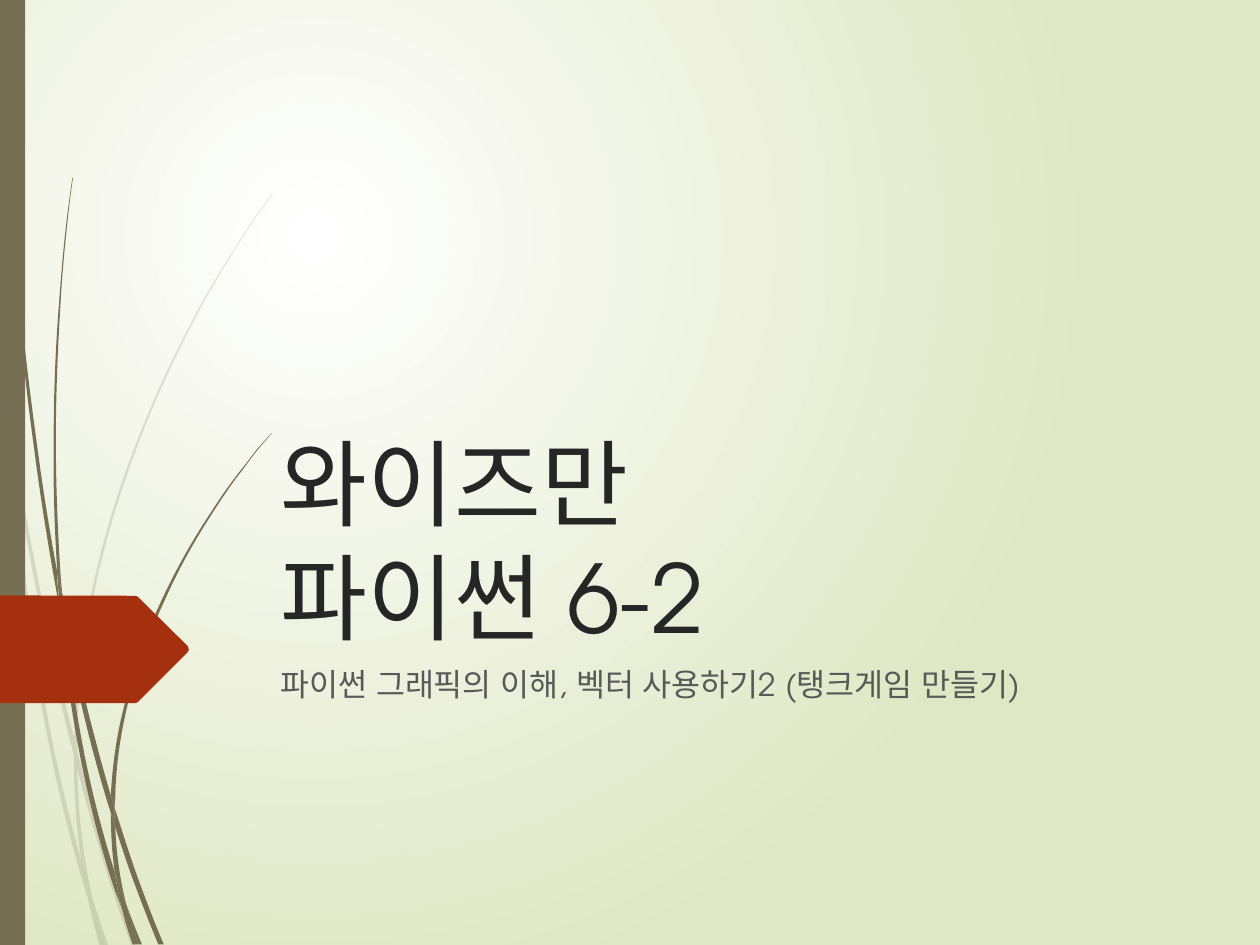
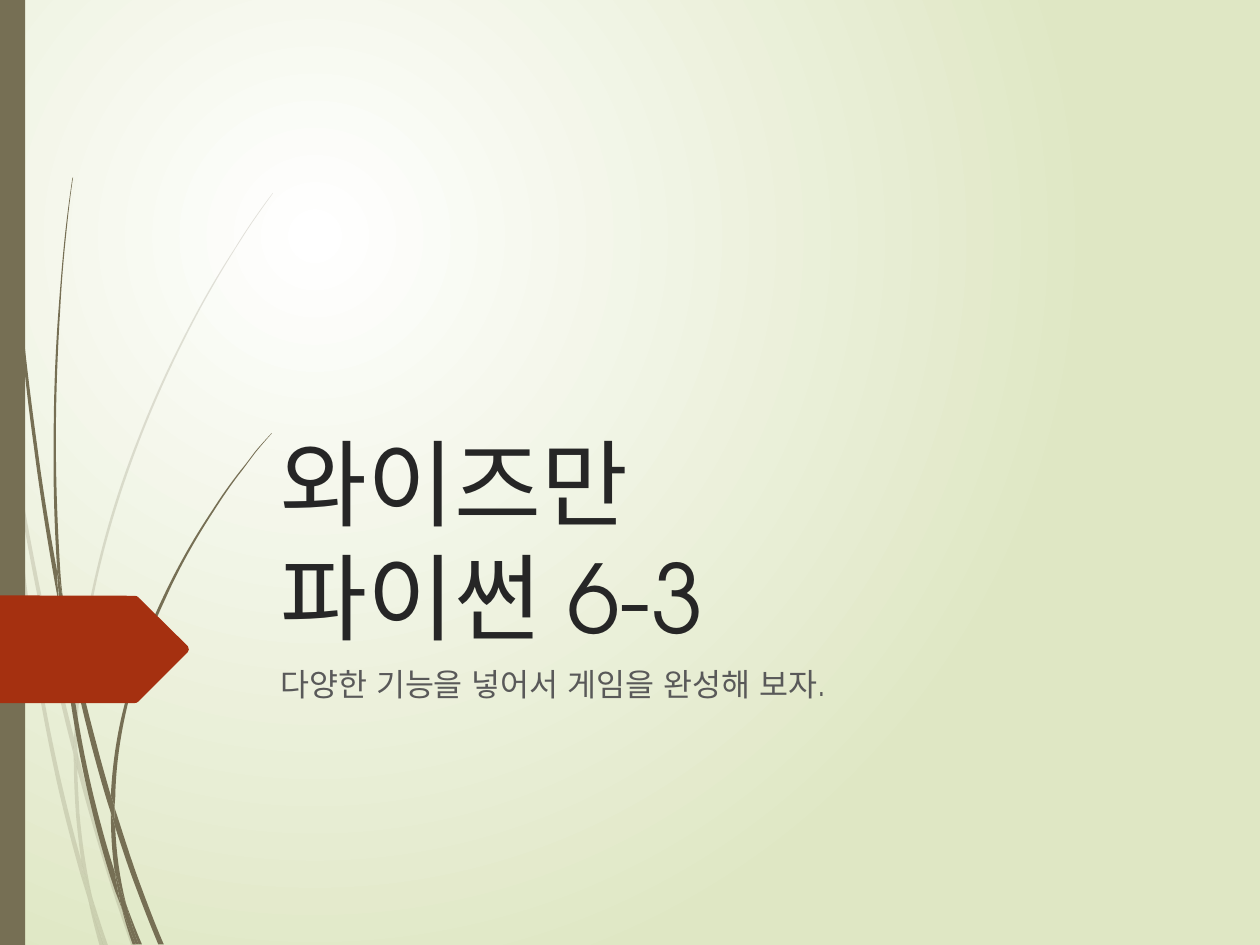
Before and after one commit to freshmea/weizman_python_class, a slide deck: slide 1 of textbook/파이썬6-2교시.pptx. Drawn at 1260x945 pixels with LibreOffice and Linux fonts; fonts in the diff are those of the drawing. Boxes give left, top, right and bottom in pixels: in the first picture for what was removed or moved away, otherwise in the second. Text is boxed around its words. In the diff, an @@ line names an element or a change of style, - is before the commit and + after.

```diff
--- a/textbook/파이썬6-2교시.pptx
+++ b/textbook/파이썬6-2교시.pptx
@@ title at [280,441,704,676]: text changed @@
-와이즈만
-파이썬 6-2
+와이즈만
+파이썬 6-3
@@ subtitle at [280,670,826,699]: text changed @@
-파이썬 그래픽의 이해, 벡터 사용하기2 (탱크게임 만들기)
+다양한 기능을 넣어서 게임을 완성해 보자.
```
Also in this commit, not shown: 1 other slide changed, 1 other file.
